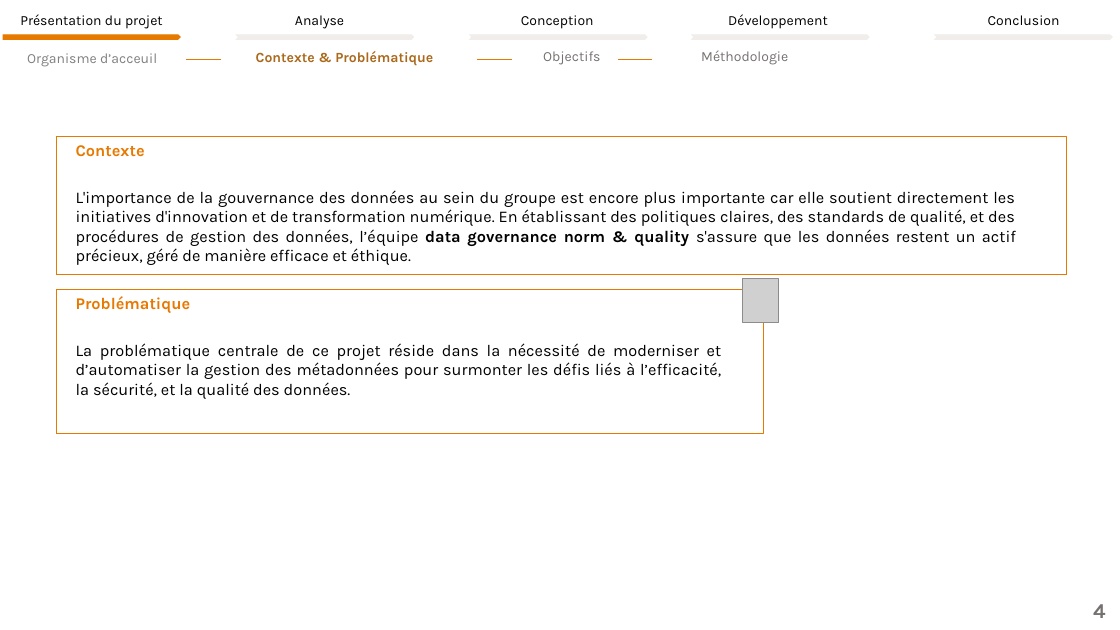
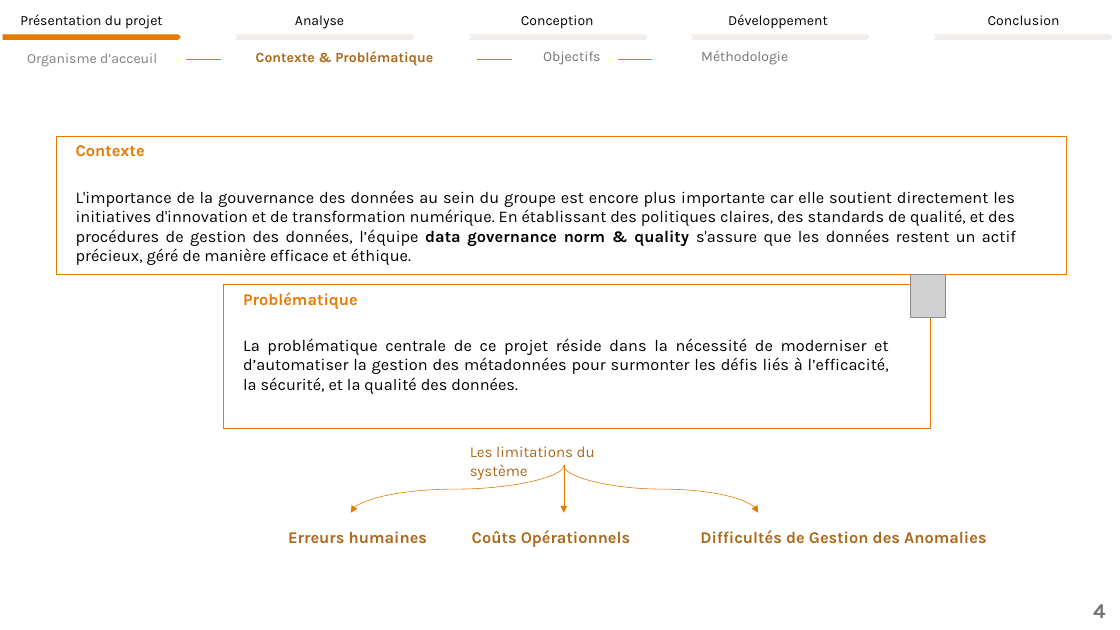
Before and after one commit to simmoahmed/pfe_code_source, a slide deck: slide 4 of ppt_maadoudi.pptx. Drawn at 1120x630 pixels with LibreOffice and Linux fonts; fonts in the diff are those of the drawing; grey boxes stand for pictures. Boxes give left, top, right and bottom in pixels: in the first picture for what was removed or moved away, otherwise in the second. Text is boxed around its words. In the diff, an @@ line names an element or a change of style, - is before the commit and + after.

Commit message:
28/5

```diff
--- a/ppt_maadoudi.pptx
+++ b/ppt_maadoudi.pptx
@@ right arrow callout "Problématique": place and size @@
-right arrow callout "Problématique" at bbox=[55, 289, 763, 433]
+right arrow callout "Problématique" at bbox=[223, 285, 931, 429]
@@ picture: place and size @@
-picture at bbox=[743, 279, 778, 323]
+picture at bbox=[911, 274, 946, 318]
@@ text added at bbox=[470, 446, 595, 480], 13 pt, text #AB691C @@
+Les limitations du système
@@ curved arrow added from (564, 465) to (351, 513), #E67900 0.5 pt @@
@@ curved arrow added from (564, 465) to (759, 513), #E67900 0.5 pt @@
@@ arrow added from (564, 465) to (564, 513), #E67900 0.5 pt @@
@@ text added at bbox=[288, 531, 427, 544], 14 pt, text #AB691C, bold @@
+Erreurs humaines
@@ text added at bbox=[472, 530, 631, 547], 14 pt, text #AB691C, bold @@
+Coûts Opérationnels
@@ text added at bbox=[700, 530, 986, 544], 14 pt, text #AB691C, bold @@
+Difficultés de Gestion des Anomalies
```
Also in this commit, not shown: 2 other slides changed.
